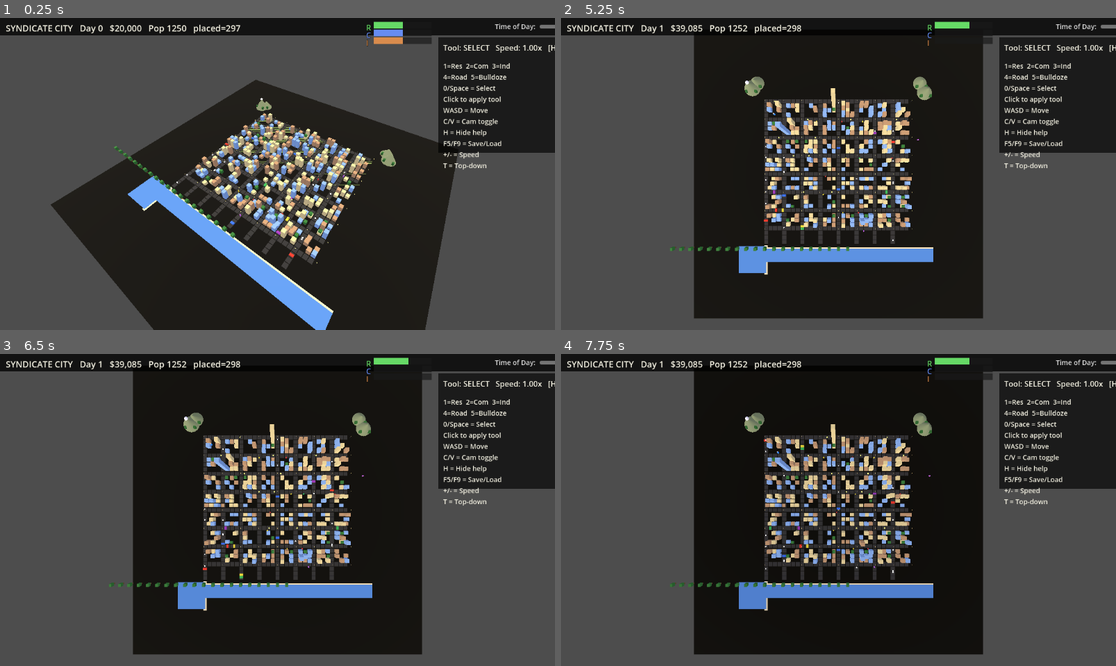
Above: before the commit, frames 1-4 (two rows, left to right).
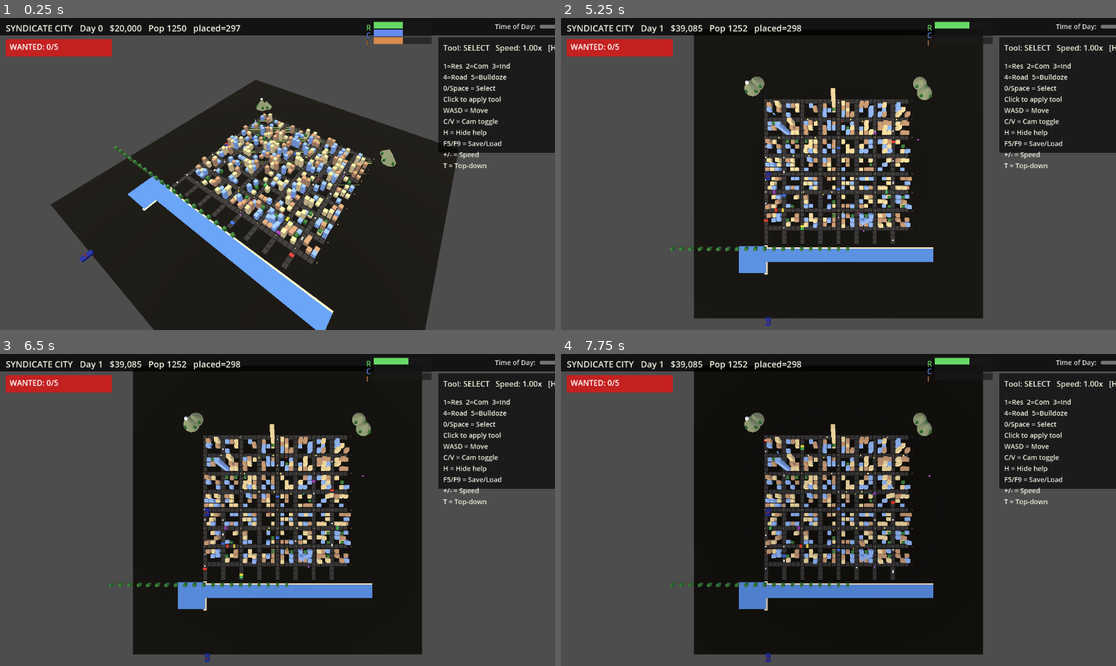
Above: after the commit, the same moments.

Repository: Fedgerick/syndicatecity-2d
Game: Godot game, scene res://main.tscn
Two runs of this game, one before a commit and one after it. Both use one fixed random seed, a clock stepped at 60 frames per second and the inputs below.
Inputs (mouse positions are in pixels of both pictures, inside the frame that each line leads up to):
- Up to frame 1 (0.25 s): no input
- Up to frame 2 (5.25 s): tap Enter every 0.75 s from 0.5 to 4.25 s; move the mouse to (960, 158) at 0.52 s; hold Right (ui_right) 0.53-1.25 s; tap 1 at 0.6 s; click (960, 158) at 0.67 s; tap Space at 0.77, 3.77 s; drag from (727, 189) to (810, 236) at 1.27 s; move the mouse to (894, 105) at 2.02 s; hold Right (ui_right) 2.03-2.75 s; tap 3 at 2.1 s; drag from (810, 236) to (672, 127) at 2.77 s; move the mouse to (1005, 220) at 3.52 s; hold Left (ui_left) 3.53-4.25 s; tap 5 at 3.6 s; drag from (672, 127) to (755, 96) at 4.27 s; move the mouse to (866, 174) at 5.02 s; hold Down (ui_down) from 5.03 s (still down); tap T at 5.1 s; click (866, 174) at 5.17 s
- Up to frame 3 (6.5 s): release Down (ui_down) at 5.75 s; drag from (194, 432) to (166, 525) at 5.77 s
- Up to frame 4 (7.75 s): move the mouse to (960, 494) at 6.52 s; hold Up (ui_up) 6.53-7.25 s; hold C 6.53-7.25 s; tap Space at 6.77 s; drag from (727, 525) to (810, 572) at 7.27 s

The runs differ from the first frame. In frame 1, 1.2% of the frame differs, in the area x 1-42%, y 6-79%; in frame 2, 1.2%; in frame 3, 1.2%; in frame 4, 1.2%.

Commit message:
game: vehicle entry + driving, wanted meter + police chase
- Press F near any car (within 3.5m) to enter it; player mesh hides
- Drive with WASD: Up = accel, Down = brake/reverse, Left/Right = steer
- Top speed 18 m/s, reverse 8 m/s; camera follows vehicle
- Press Escape or F to exit; player placed beside it

Wanted system (SimCity+GTA star meter):
- Red WANTED 0/5 meter in top-left HUD
- Hitting NPCs/police/car bumps wanted level
- Wanted decays by 1 every 8s after a 10s grace
- 2 police cars patrol; when wanted > 0 they chase player
- Police lights flash red/blue when chasing
- Police catch (within 1.5m) = busted: -200 dollars, respawn at station, clear wanted

Diff:
--- a/main.gd
+++ b/main.gd
@@ -33,6 +33,15 @@
 var growth_accum: float = 0.0
 var sim_day_accum: float = 0.0  # seconds until next sim day
 var sim_unlocked: Array[String] = ["Basic Zone"]
+var wanted_level: int = 0  # 0..5 stars
+var wanted_timer: float = 0.0
+var police: Array = []  # list of {mesh, pos, target_pos, speed}
+var vehicle_in: bool = false  # true when player is driving a car
+var current_vehicle: MeshInstance3D
+var current_vehicle_pos: Vector3
+var current_vehicle_yaw: float = 0.0
+var current_vehicle_speed: float = 0.0
+var vehicles: Array = []  # list of {mesh, pos, yaw, speed, color}
 var interior_view: bool = false
 var interior_root: Node3D
 var player: MeshInstance3D
@@ -72,6 +81,7 @@
 	_build_roads()
 	_build_initial_buildings()
 	_build_lamps()
+	_build_police()
 	_build_light_env()
 	_build_camera()
 	_build_player()
@@ -106,8 +116,11 @@
 	_apply_time()
 	_update_traffic(delta)
 	_update_cars(delta)
+	_update_police(delta)
+	_update_wanted(delta)
 	_update_npcs(delta)
 	_update_player(delta)
+	_update_vehicle(delta)
 	# Growth: every 0.5s, randomly bump a built cell to a higher density
 	growth_accum += delta
 	if growth_accum > 0.5:
@@ -119,6 +132,7 @@
 		sim_day_accum -= 4.0
 		_sim_daily_tick()
 	_refresh_hud()
+	_refresh_wanted_label()
 
 
 func _sim_daily_tick() -> void:
@@ -229,6 +243,7 @@
 		"road": _try_road(hover_cell.x, hover_cell.y)
 		"bulldoze": _try_bulldoze(hover_cell.x, hover_cell.y)
 	_refresh_hud()
+	_refresh_wanted_label()
 
 
 func _try_zone(x: int, z: int, color: int) -> void:
@@ -322,6 +337,13 @@
 func _toggle_controls() -> void:
 	if controls_overlay:
 		controls_overlay.visible = not controls_overlay.visible
+
+
+func _refresh_wanted_label() -> void:
+	var node := get_node_or_null("WantedLabel")
+	if node == null:
+		return
+	node.text = "WANTED: %d/5" % wanted_level
 
 
 func _refresh_controls() -> void:
@@ -751,6 +773,7 @@
 	hud_time_slider.value_changed.connect(func(v): _t = v; _apply_time())
 	cl.add_child(hud_time_slider)
 	_refresh_hud()
+	_refresh_wanted_label()
 
 
 
@@ -774,6 +797,21 @@
 	help.add_theme_color_override("font_color", Color(0.95, 0.94, 0.88))
 	help.text = "1=Res  2=Com  3=Ind\n4=Road  5=Bulldoze\n0/Space = Select\nClick to apply tool\nWASD = Move\nC/V = Cam toggle\nH = Hide help\nF5/F9 = Save/Load\n+/- = Speed\nT = Top-down"
 	controls_overlay.add_child(help)
+	# Wanted meter overlay (top-left)
+	var wanted_cl := CanvasLayer.new()
+	add_child(wanted_cl)
+	var wanted_bg := ColorRect.new()
+	wanted_bg.color = Color(0.85, 0.10, 0.10, 0.85)
+	wanted_bg.size = Vector2(220, 36)
+	wanted_bg.position = Vector2(12, 44)
+	wanted_cl.add_child(wanted_bg)
+	var wanted_lbl := Label.new()
+	wanted_lbl.name = "WantedLabel"
+	wanted_lbl.position = Vector2(20, 48)
+	wanted_lbl.add_theme_font_size_override("font_size", 16)
+	wanted_lbl.add_theme_color_override("font_color", Color(1, 1, 1))
+	wanted_lbl.text = "WANTED: 0/5"
+	wanted_cl.add_child(wanted_lbl)
 	_refresh_controls()
 
 func _abs_budget_fmt() -> String:
@@ -1003,6 +1041,210 @@
 	cam_player_pitch = -25.0
 
 
+func _try_enter_vehicle() -> void:
+	if vehicle_in:
+		return
+	# Find nearest car within 3m
+	var best: Dictionary = {}
+	var best_d: float = 9999.0
+	for v in vehicles:
+		var d: float = player_pos.distance_to(v["pos"])
+		if d < best_d:
+			best_d = d
+			best = v
+	if best_d > 3.5:
+		return
+	vehicle_in = true
+	current_vehicle = best["mesh"]
+	current_vehicle_pos = best["pos"]
+	current_vehicle_yaw = best["yaw"]
+	current_vehicle_speed = 0.0
+	# Hide player mesh; show in vehicle
+	player.visible = false
+	# Adjust camera
+	cam_player_dist = 7.0
+	cam_player_pitch = -15.0
+
+
+func _exit_vehicle() -> void:
+	if not vehicle_in:
+		return
+	vehicle_in = false
+	# Save vehicle state
+	for v in vehicles:
+		if v["mesh"] == current_vehicle:
+			v["pos"] = current_vehicle_pos
+			v["yaw"] = current_vehicle_yaw
+			v["speed"] = current_vehicle_speed
+			break
+	# Place player next to the vehicle
+	var exit_offset := Vector3(-2.5, 0.0, 0.0).rotated(Vector3.UP, current_vehicle_yaw)
+	player_pos = current_vehicle_pos + exit_offset
+	player.position = player_pos
+	player.visible = true
+	current_vehicle = null
+	cam_player_dist = 12.0
+	cam_player_pitch = -25.0
+
+
+func _update_vehicle(delta: float) -> void:
+	if not vehicle_in or current_vehicle == null:
+		return
+	# Acceleration / brake
+	var accel: float = 0.0
+	if Input.is_action_pressed("ui_up"):
+		accel = 14.0
+	elif Input.is_action_pressed("ui_down"):
+		accel = -10.0
+	else:
+		# Drag
+		current_vehicle_speed *= max(0.0, 1.0 - delta * 4.0)
+	current_vehicle_speed += accel * delta
+	current_vehicle_speed = clamp(current_vehicle_speed, -8.0, 18.0)
+	# Steering (only when moving)
+	var steer: float = 0.0
+	if Input.is_action_pressed("ui_left"):
+		steer = -1.0
+	elif Input.is_action_pressed("ui_right"):
+		steer = 1.0
+	if abs(current_vehicle_speed) > 0.1:
+		current_vehicle_yaw += steer * (1.6 * delta) * sign(current_vehicle_speed)
+	# Move
+	var fwd := Vector3(sin(current_vehicle_yaw), 0.0, cos(current_vehicle_yaw))
+	var new_pos: Vector3 = current_vehicle_pos + fwd * current_vehicle_speed * delta
+	# World bounds
+	var bound: float = HALF - CELL * 0.5
+	new_pos.x = clamp(new_pos.x, -bound, bound)
+	new_pos.z = clamp(new_pos.z, -bound, bound)
+	current_vehicle_pos = new_pos
+	current_vehicle.position = new_pos
+	current_vehicle.rotation.y = current_vehicle_yaw
+	# Move player too (so camera follows)
+	player_pos = new_pos
+	player.position = new_pos
+
+
+func _is_player_in_vehicle() -> bool:
+	return vehicle_in
+
+
+func _build_police() -> void:
+	# 2 police cars parked on a far road
+	for i in range(2):
+		var px: int = 0
+		var pz: int = (4 + i * 8) * ROAD_EVERY
+		var pos := Vector3(_wx(px * CELL + CELL * 0.5), 0.4, _wz(pz * CELL + CELL * 0.5))
+		var car := MeshInstance3D.new()
+		var bm := BoxMesh.new()
+		bm.size = Vector3(1.8, 0.7, 3.6)
+		car.mesh = bm
+		var mat := StandardMaterial3D.new()
+		mat.albedo_color = Color(0.10, 0.15, 0.50)  # dark blue
+		car.material_override = mat
+		car.position = pos
+		add_child(car)
+		# Roof light bar
+		var lightbar := MeshInstance3D.new()
+		var lm := BoxMesh.new()
+		lm.size = Vector3(1.6, 0.15, 0.4)
+		lightbar.mesh = lm
+		var lmat := StandardMaterial3D.new()
+		lmat.albedo_color = Color(0.10, 0.10, 0.10)
+		lmat.emission_enabled = true
+		lmat.emission = Color(0.9, 0.2, 0.2)
+		lmat.emission_energy_multiplier = 0.5
+		lightbar.material_override = lmat
+		lightbar.position = pos + Vector3(0.0, 0.55, 0.0)
+		add_child(lightbar)
+		police.append({
+			"mesh": car,
+			"light": lightbar,
+			"pos": pos,
+			"yaw": 0.0,
+			"speed": 0.0,
+		})
+
+
+func _update_police(delta: float) -> void:
+	# Chase player when wanted > 0; otherwise return to station
+	for p in police:
+		var dist: float = p["pos"].distance_to(player_pos)
+		if wanted_level > 0 and dist > 3.0:
+			# Move toward player
+			var to_player: Vector3 = (player_pos - p["pos"])
+			to_player.y = 0
+			if to_player.length() > 0.1:
+				var target_yaw: float = atan2(to_player.x, to_player.z)
+				# Smooth turn
+				var diff: float = target_yaw - p["yaw"]
+				while diff > PI: diff -= TAU
+				while diff < -PI: diff += TAU
+				p["yaw"] += diff * min(1.0, delta * 4.0)
+				var forward_speed: float = 12.0 + wanted_level * 4.0
+				p["speed"] = lerpf(p["speed"], forward_speed, min(1.0, delta * 4.0))
+				var fwd := Vector3(sin(p["yaw"]), 0.0, cos(p["yaw"]))
+				p["pos"] += fwd * p["speed"] * delta
+		else:
+			# Return to idle
+			p["speed"] *= max(0.0, 1.0 - delta * 3.0)
+		p["mesh"].position = p["pos"]
+		p["mesh"].rotation.y = p["yaw"]
+		p["light"].position = p["pos"] + Vector3(0.0, 0.55, 0.0)
+		# Flash the lights when chasing
+		if wanted_level > 0:
+			var phase: float = fmod(Time.get_ticks_msec() / 200.0, 2.0)
+			var flash_col: Color = Color(0.9, 0.2, 0.2) if phase < 1.0 else Color(0.2, 0.4, 0.9)
+			p["light"].material_override.emission = flash_col
+		# Catch: end game if police touch player
+		if wanted_level > 0 and dist < 1.5:
+			_busted()
+		# Run over NPCs/player with a vehicle
+		if vehicle_in and current_vehicle != null:
+			var dveh: float = p["pos"].distance_to(current_vehicle_pos)
+			if dveh < 1.8:
+				# Player rammed a police car: instant wanted
+				wanted_level = clamp(wanted_level + 1, 0, 5)
+
+
+func _busted() -> void:
+	# Reset wanted, dock budget, take player to nearest cell (the police station)
+	wanted_level = 0
+	sim_budget -= 200
+	# Send player back to a road cell
+	player_pos = Vector3(_wx(4 * CELL), 0.7, _wz(8 * CELL))
+	player.position = player_pos
+	if vehicle_in:
+		_exit_vehicle()
+
+
+func _add_wanted(amount: int) -> void:
+	wanted_level = clamp(wanted_level + amount, 0, 5)
+	wanted_timer = 10.0  # seconds before it starts decaying
+
+
+func _update_wanted(delta: float) -> void:
+	if wanted_level == 0:
+		return
+	wanted_timer -= delta
+	if wanted_timer <= 0.0:
+		wanted_level = max(0, wanted_level - 1)
+		wanted_timer = 8.0
+
+
+func _draw_wanted_meter() -> void:
+	# Called from a CanvasLayer; shows stars in top-left
+	if hud_label == null:
+		return
+	var stars: String = ""
+	for i in range(5):
+		if i < wanted_level:
+			stars += "*"
+		else:
+			stars += "."
+	# Append to HUD via overlay
+	# (We piggyback on hud_label; full overlay below in HUD layer)
+	pass
+
 func save_city() -> void:
 	var data := {
 		"version": 2,
@@ -1011,6 +1253,7 @@
 		"sim_budget": sim_budget,
 		"sim_population": sim_population,
 		"sim_speed": sim_speed,
+		"wanted_level": wanted_level,
 		"player_pos": [player_pos.x, player_pos.y, player_pos.z],
 		"buildings": [],
 		"custom_roads": [],
@@ -1063,6 +1306,7 @@
 	sim_budget = int(data.get("sim_budget", 20000))
 	sim_population = int(data.get("sim_population", 1250))
 	sim_speed = float(data.get("sim_speed", 1.0))
+	wanted_level = int(data.get("wanted_level", 0))
 	if data.has("player_pos") and data.player_pos is Array and data.player_pos.size() == 3:
 		player_pos = Vector3(float(data.player_pos[0]), float(data.player_pos[1]), float(data.player_pos[2]))
 		if player:
Binary file changed: screenshots/launch.png
Binary file added: screenshots/police1.png
